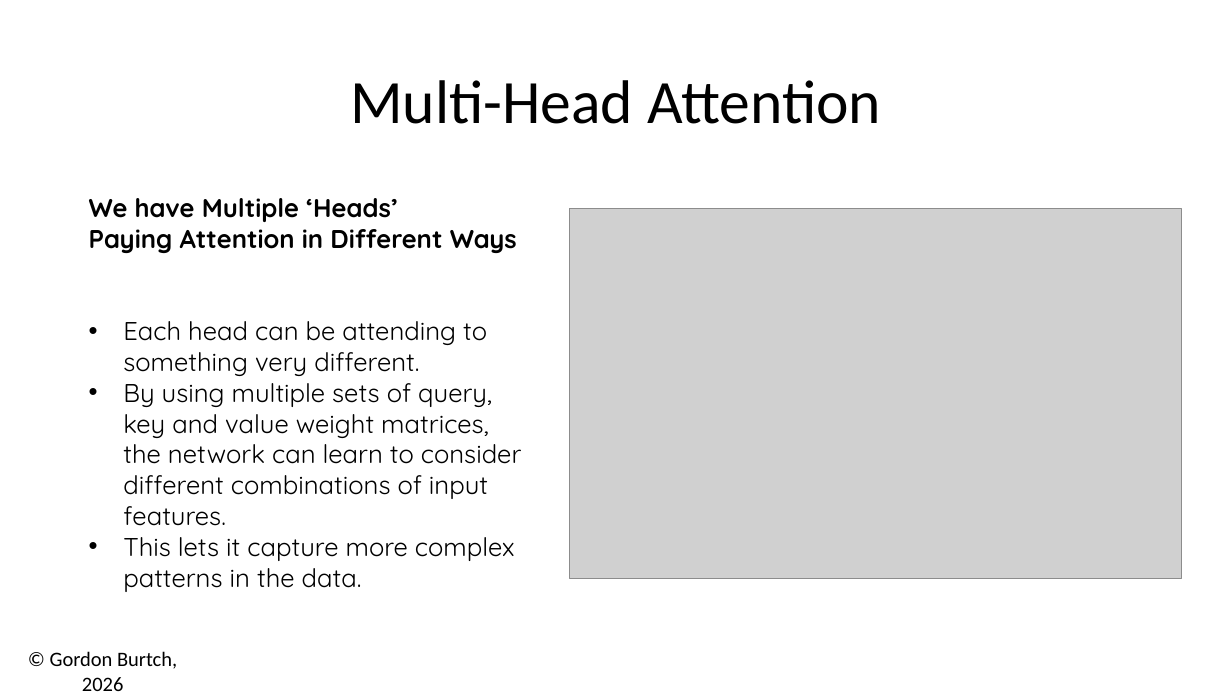
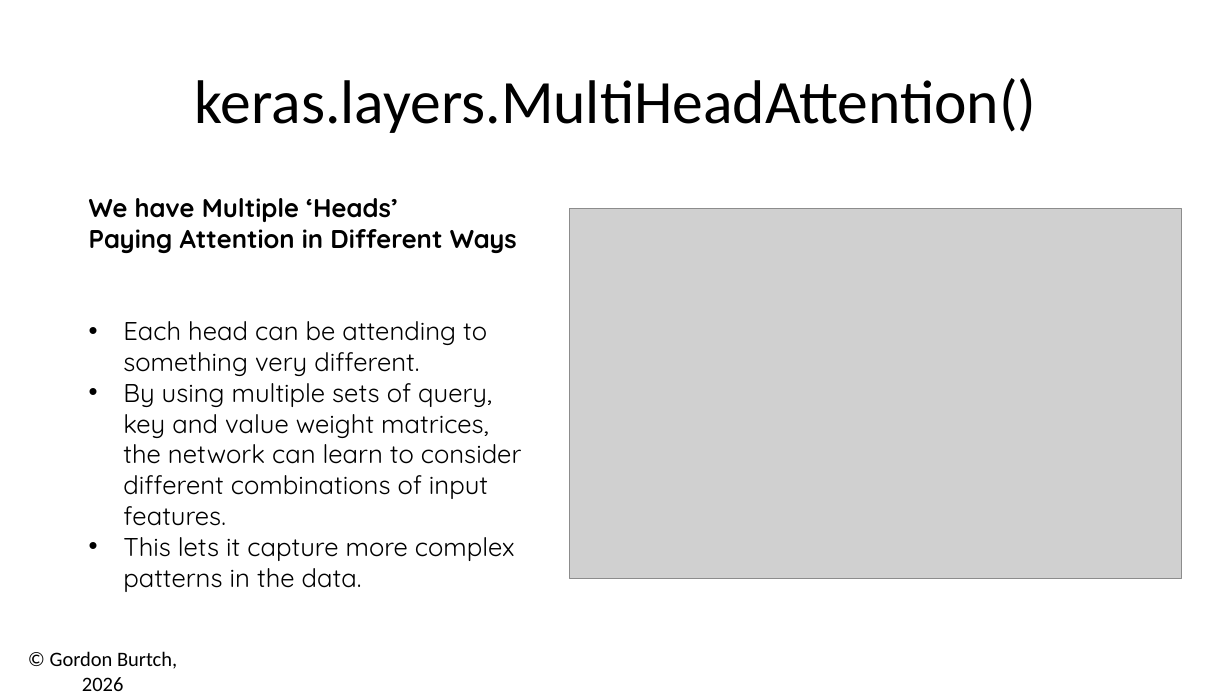
Before and after one commit to gburtch/BA510-2026, a slide deck: slide 18 of Week 9/9.1 - Attention and Transformers.pptx (slide 19 before the commit). Drawn at 1232x693 pixels with LibreOffice and Linux fonts; fonts in the diff are those of the drawing; grey boxes stand for pictures. Boxes give left, top, right and bottom in pixels: in the first picture for what was removed or moved away, otherwise in the second. Text is boxed around its words. In the diff, an @@ line names an element or a change of style, - is before the commit and + after.

```diff
--- a/Week 9/9.1 - Attention and Transformers.pptx
+++ b/Week 9/9.1 - Attention and Transformers.pptx
@@ text at bbox=[195, 78, 1037, 133]: text changed @@
-Multi-Head Attention
+keras.layers.MultiHeadAttention()
```
Also in this commit, not shown: 3 other slides changed, 1 slide added, 2 slides removed, 3 other files.
